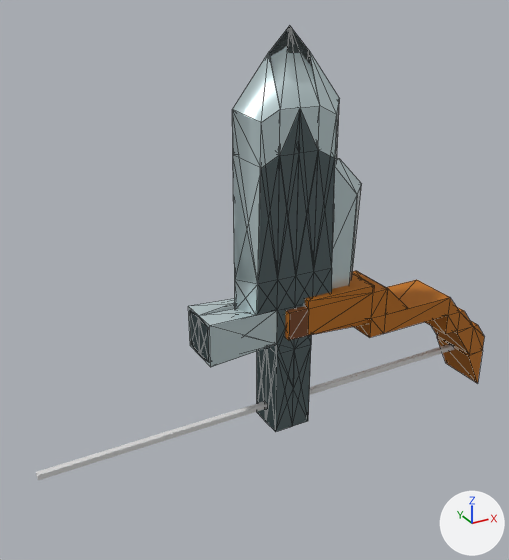
Before and after pictures for a commit that changed the glTF model assets/models/bow/bow.gltf.
Camera for both pictures: a 50 mm lens placed at (-4.95, -8.08, 6.95), pointed at (-0.46, 0.08, 2.87). Every picture has the same lights, and +X, +Y and +Z are marked at lower right. Mesh edges are drawn as thin lines on the coarser meshes. Where no turn or scale is listed for an object, it has been applied to the vertices. Vertices at the same position are counted once.

Before the edit, the objects in view are built like this:
```python
me_cube_002 = bpy.data.meshes.new('Cube.002')
me_cube_002.from_pydata(...)  # 27 vertices, 50 faces; spans x -0.22..1.3, y -0.22..0.22, z -0.24..3.59
# faces by material slot: [22, 28]
me_cube_002.materials.append(mat_metal)  # white #d5e8eb
me_cube_002.materials.append(mat_wood)  # orange #bc6f12
me_cube_003 = bpy.data.meshes.new('Cube.003')
me_cube_003.from_pydata(...)  # 121 vertices, 563 faces; spans x -1.39..1.39, y -0.35..0.35, z 0.09..5.99
# faces by material slot: [543, 20]
me_cube_003.materials.append(mat_metal)  # white #d5e8eb
me_cube_003.materials.append(mat_wood)  # orange #bc6f12
me_cube_004 = bpy.data.meshes.new('Cube.004')
me_cube_004.from_pydata(...)  # 58 vertices, 112 faces; spans x -24.1..1.0, y -1.0..1.0, z -1.5..9.8
# faces by material slot: [104, 8]
me_cube_004.materials.append(mat_wood)  # orange #bc6f12
me_cube_004.materials.append(mat_material_001)  # brown #78441d
me_cube_005 = bpy.data.meshes.new('Cube.005')
me_cube_005.from_pydata(...)  # a box spanning x -0.05..7.62, y -0.04..0.04, z -0.04..0.04
me_cube_005.materials.append(mat_material)  # light grey #dbdbdb
ob_cube = bpy.data.objects.new('Cube', me_cube_002)
ob_cube.location = (0.0, 0.0, 0.93)
ob_cube_001 = bpy.data.objects.new('Cube.001', me_cube_003)
ob_cube_001.location = (0.0, 0.0, 0.33)
ob_cube_002 = bpy.data.objects.new('Cube.002', me_cube_004)
ob_cube_002.location = (0.0, 0.0, 2.26)
ob_cube_002.scale = (-0.161, -0.409, -0.22)
ob_cube_003 = bpy.data.objects.new('Cube.003', me_cube_005)
ob_cube_003.location = (-3.78, 0.0, 0.74)
```
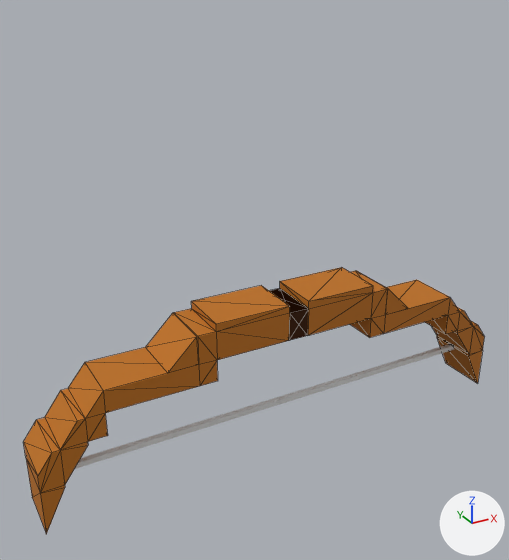
The newer file is also turned or shifted as a whole; pictures and numbers use the older file's frame.

What differs and where, as boxes (x1, y1, x2, y2) in the pictures (509 x 560 px):
```json
{"object": "Cube.001", "change": "deleted", "before": [188, 25, 375, 432], "faces in mat_metal (white #d5e8eb)": [188, 25, 340, 432], "faces in mat_wood (orange #bc6f12)": [312, 273, 375, 335]}
{"object": "Cube.002", "change": "reshaped", "before": [285, 271, 484, 383], "after": [24, 267, 484, 534]}
{"object": "Cube", "change": "deleted", "before": [332, 158, 362, 289]}
{"part": 1, "of": "me_cube_004", "change": "added", "after": [24, 285, 309, 534], "on screen": "orange"}
```

Edits to the scene script, one JSON object a line:
```json
{"block": "me_cube_004", "where": "# used by ob_cube_002; location = (0.0, 0.0, 2.26); scale = (-0.161, -0.409, -0.22)"}
{"op": "remove", "block": "me_cube_004", "code": "me_cube_004.from_pydata(...)  # 58 vertices, 112 faces; spans x -24.1..1.0, y -1.0..1.0, z -1.5..9.8"}
{"op": "add", "block": "me_cube_004", "code": "me_cube_004.from_pydata(...)  # 108 vertices, 224 faces; spans x -24.1..24.1, y -1.0..1.0, z -1.5..9.8"}
{"block": "me_cube_004", "change": "me_cube_004 part 1"}
{"block": "me_cube_004", "change": "35 vertices are added at x 1.0..24.1, y -1.0..1.0, z -1.5..9.8"}
{"block": "me_cube_004", "change": "15 new vertices lie (0.0, 2.0, 0.0) away from vertices in x 10.0..24.1, y -1.0, z -1.0..9.8"}
{"block": "me_cube_004", "change": "104 new faces join them, mat_wood (orange #bc6f12)"}
{"block": "me_cube_004", "change": "8 new faces join them, mat_material_001 (brown #78441d)"}
{"op": "remove", "block": "ob_cube", "code": ["ob_cube = bpy.data.objects.new('Cube', me_cube_002)", "ob_cube.location = (0.0, 0.0, 0.93)"]}
{"op": "remove", "block": "ob_cube_001", "code": ["ob_cube_001 = bpy.data.objects.new('Cube.001', me_cube_003)", "ob_cube_001.location = (0.0, 0.0, 0.33)"]}
```
